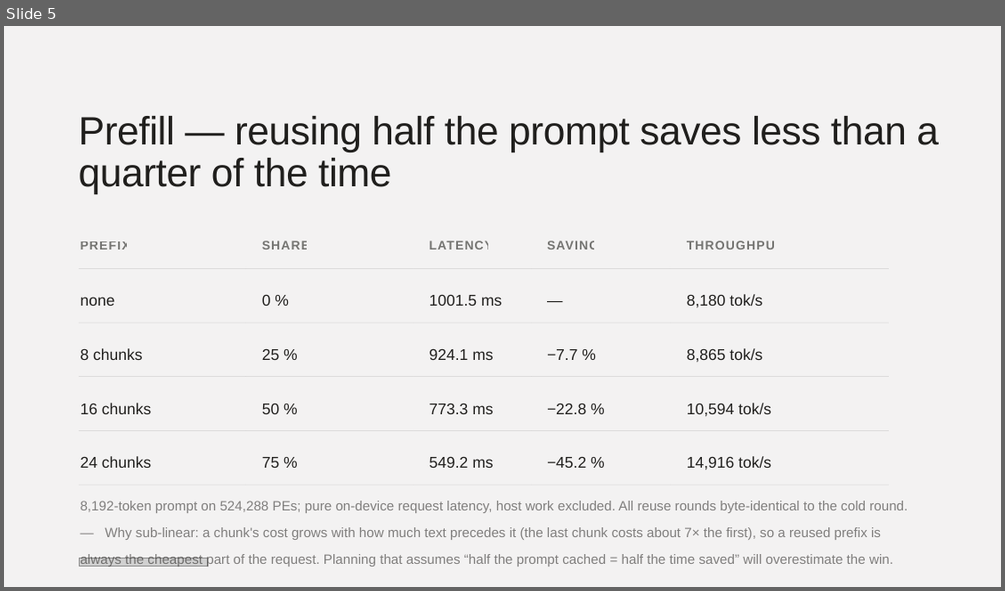
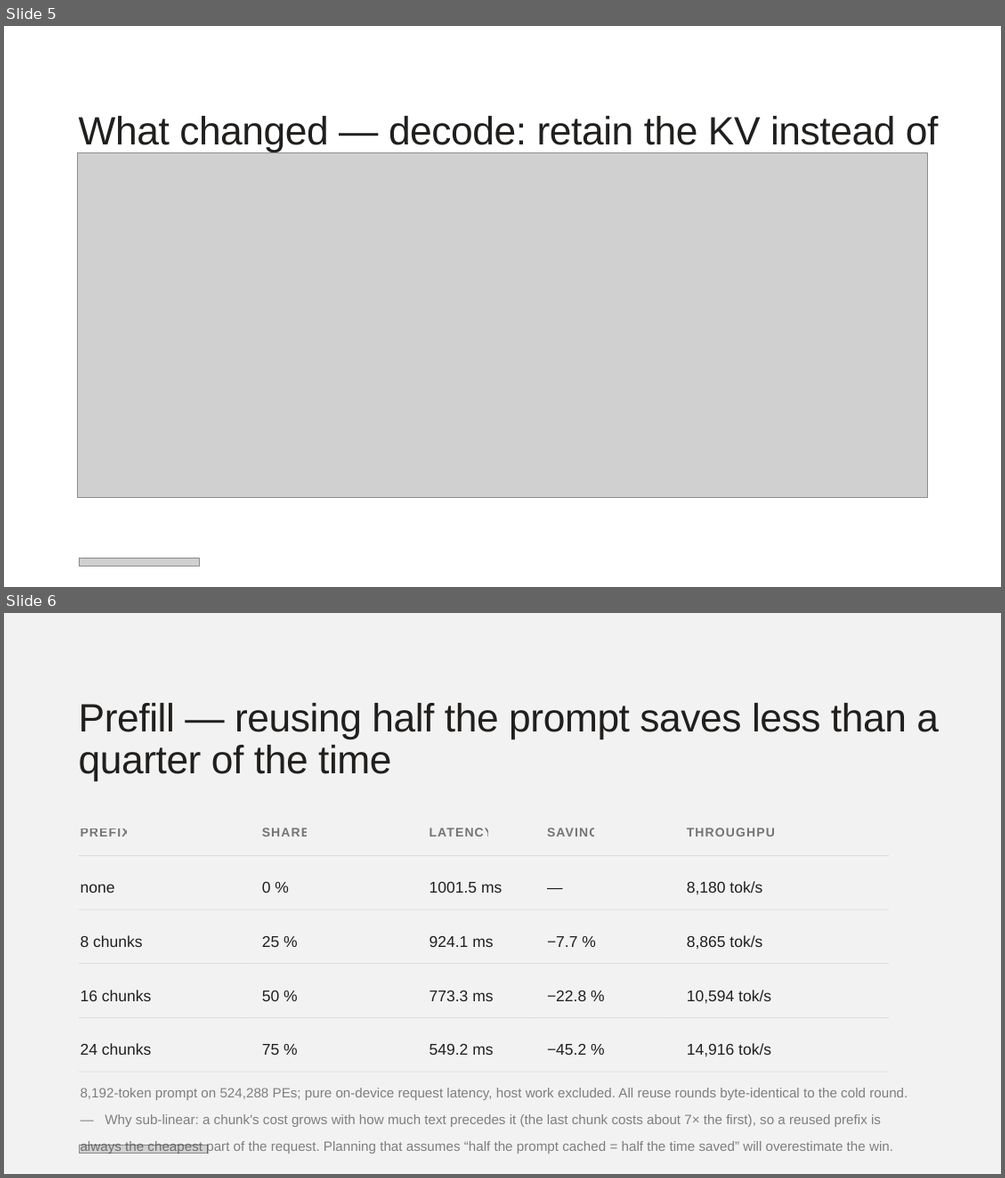
Before and after one commit to happyandslow/agent-memory, a slide deck: projects/WaferEngine-staging/meetings/2026-07-20.pptx. Shown one above the other, each under a label of ours: slide 5 before the commit, slides 5 and 6 after it. The pictures are 1005x591 and 1005x1178 pixels, drawn with LibreOffice and Linux fonts; fonts in the diff are those of the drawing; grey boxes stand for pictures. Boxes give left, top, right and bottom in pixels: in the first picture for what was removed or moved away, otherwise in the second. Text is boxed around its words. In the diff, an @@ line names an element or a change of style, - is before the commit and + after.

```diff
--- a/projects/WaferEngine-staging/meetings/2026-07-20.pptx
+++ b/projects/WaferEngine-staging/meetings/2026-07-20.pptx
@@ slide 5 added at (4,26,1001,587), background #FFFFFF @@
@@ text added at (79,116,938,194), 57 pt, text #201F1D @@
+What changed — decode: retain the KV instead of rewinding
@@ picture added at (77,153,928,497) @@
@@ picture added at (79,557,199,565) @@
@@ what was slide 5 is now slide 6 @@
```
Also in this commit, not shown: 1 slide changed, 4 other files.
